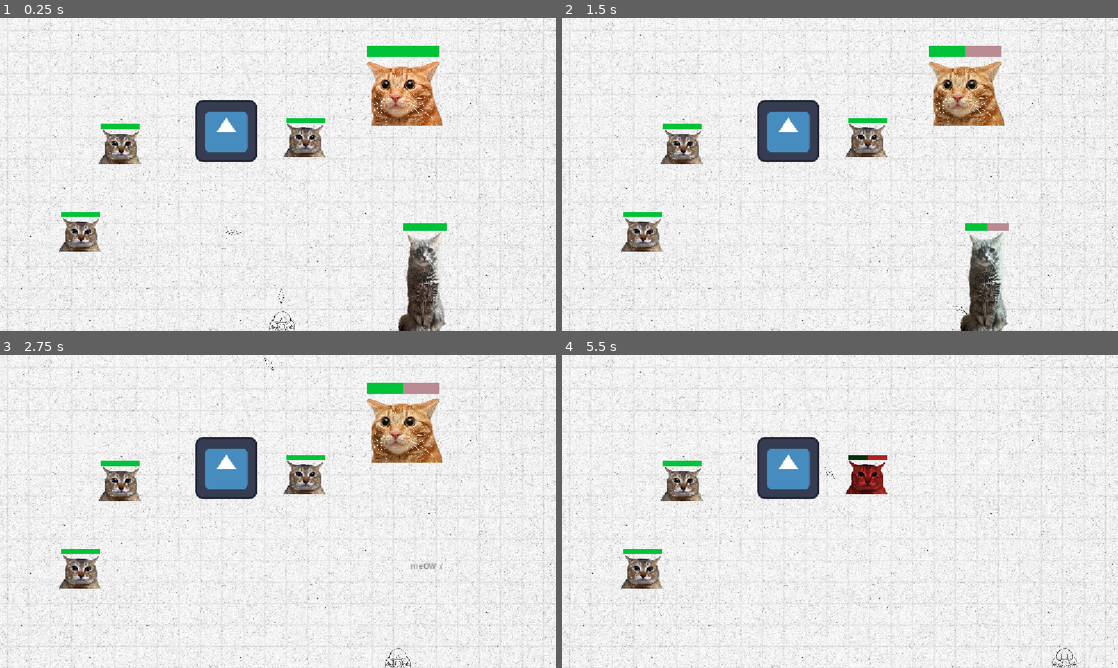
Above: before the commit, frames 1-4 (two rows, left to right).
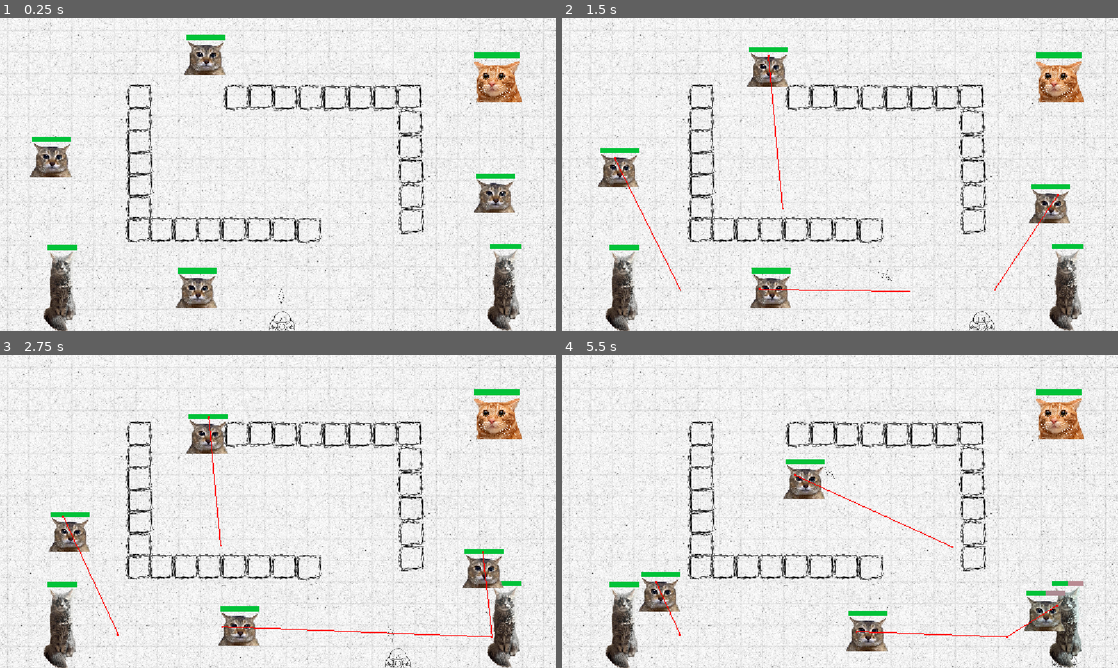
Above: after the commit, the same moments.

Repository: EpsilonD-lta/gim-tugas-kecil-2
Game: Godot game, scene res://scenes/level_area.tscn
The game is run twice, just before and just after one commit, with the same random seed, the same clock (stepped at 60 frames per second) and the same inputs. The engine's default icon, where the game draws it, is replaced by a stand-in: a white triangle on a blue panel in a dark square.
Inputs (mouse positions are in pixels of both pictures, inside the frame that each line leads up to):
- Up to frame 1 (0.25 s): no input
- Up to frame 2 (1.5 s): move the mouse to (962, 158) at 0.52 s; press the mouse at (962, 158) at 0.53 s; hold D (right) from 0.53 s (still down); tap Up (jump) at 0.77 s; move the mouse to (728, 190) at 1.27 s; release the mouse at (728, 190) at 1.28 s; click (728, 190) at 1.35 s
- Up to frame 3 (2.75 s): tap Up (jump) at 1.52 s; move the mouse to (333, 442) at 2.02 s; release D (right) at 2.03 s; press the mouse at (333, 442) at 2.03 s; hold A (left) from 2.03 s (still down)
- Up to frame 4 (5.5 s): move the mouse to (812, 574) at 2.77 s; release A (left) at 2.78 s; release the mouse at (812, 574) at 2.78 s; hold D (right) 2.78-4.28 s; click (812, 574) at 2.85 s; tap Up (jump) at 3.02, 3.77, 4.52 s; move the mouse to (1006, 558) at 3.52 s; press the mouse at (1006, 558) at 3.53 s; move the mouse to (673, 464) at 4.27 s; release the mouse at (673, 464) at 4.28 s; hold A (left) 4.28-5.03 s; click (673, 464) at 4.35 s; move the mouse to (867, 511) at 5.02 s; press the mouse at (867, 511) at 5.03 s; hold D (right) from 5.03 s (still down)

The runs differ from the first frame. In frame 1, 17% of the frame differs, in the area x 5-94%, y 5-100%; in frame 2, 17%, in the area x 6-94%, y 8-100%; in frame 3, 15%; in frame 4, 12%.

Commit message:
selesai tidak selesai dikumpulkan ahh commit

Diff:
--- /dev/null
+++ b/scenes/block.tscn
@@ -0,0 +1,32 @@
+[gd_scene format=3 uid="uid://cxnlreo80p4mt"]
+
+[ext_resource type="Texture2D" uid="uid://2nlrcag4vt1o" path="res://graphics/block_4.png" id="1_cgrg5"]
+[ext_resource type="Texture2D" uid="uid://eme0g5mo0ug" path="res://graphics/block_5.png" id="2_4kun4"]
+
+[sub_resource type="SpriteFrames" id="SpriteFrames_uj04i"]
+animations = [{
+"frames": [{
+"duration": 1.0,
+"texture": ExtResource("1_cgrg5")
+}, {
+"duration": 1.0,
+"texture": ExtResource("2_4kun4")
+}],
+"loop": 1,
+"name": &"default",
+"speed": 5.0
+}]
+
+[sub_resource type="RectangleShape2D" id="RectangleShape2D_uj04i"]
+size = Vector2(47, 48)
+
+[node name="Block" type="StaticBody2D" unique_id=24177578]
+collision_mask = 6
+
+[node name="BlockSprite" type="AnimatedSprite2D" parent="." unique_id=199790143]
+scale = Vector2(0.11427152, 0.11427152)
+sprite_frames = SubResource("SpriteFrames_uj04i")
+frame_progress = 0.37678513
+
+[node name="BlockHitbox" type="CollisionShape2D" parent="." unique_id=1439328140]
+shape = SubResource("RectangleShape2D_uj04i")
--- /dev/null
+++ b/scenes/enemy_pathfinder.gd
@@ -0,0 +1,17 @@
+extends CharacterBody2D
+
+const speed = 50
+
+@export var player: Node2D
+@onready var nav_agent := $NavigationAgent2D as NavigationAgent2D
+
+func _physics_process(_delta: float):
+	var dir = to_local(nav_agent.get_next_path_position()).normalized()
+	velocity = dir * speed
+	move_and_slide()
+
+func make_path():
+	nav_agent.target_position = player.global_position
+
+func _on_timer_timeout() -> void:
+	make_path()
--- /dev/null
+++ b/scenes/enemy_pathfinder.tscn
@@ -0,0 +1,31 @@
+[gd_scene format=3 uid="uid://b2rnedtg4qwv6"]
+
+[ext_resource type="PackedScene" uid="uid://dba73rgp54qif" path="res://scenes/fatass_enemy.tscn" id="1_qv3s4"]
+[ext_resource type="Script" uid="uid://boo4sn5ssvypp" path="res://scenes/enemy_pathfinder.gd" id="1_wohii"]
+
+[sub_resource type="CircleShape2D" id="CircleShape2D_uj04i"]
+radius = 35.014282
+
+[node name="EnemyPathfinder" type="CharacterBody2D" unique_id=632663090]
+collision_layer = 4
+motion_mode = 1
+wall_min_slide_angle = 0.0
+script = ExtResource("1_wohii")
+
+[node name="FatassEnemy" parent="." unique_id=1622423372 instance=ExtResource("1_qv3s4")]
+
+[node name="CollisionShape2D" type="CollisionShape2D" parent="." unique_id=1249866277]
+position = Vector2(0, 4)
+shape = SubResource("CircleShape2D_uj04i")
+
+[node name="NavigationAgent2D" type="NavigationAgent2D" parent="." unique_id=861331438]
+path_desired_distance = 3.0
+target_desired_distance = 3.0
+path_max_distance = 1000.0
+path_postprocessing = 1
+debug_enabled = true
+
+[node name="Timer" type="Timer" parent="." unique_id=1963819106]
+autostart = true
+
+[connection signal="timeout" from="Timer" to="." method="_on_timer_timeout"]
--- a/scenes/level_area.tscn
+++ b/scenes/level_area.tscn
@@ -4,12 +4,12 @@
 [ext_resource type="Texture2D" uid="uid://brsvpltugf0dh" path="res://graphics/white_background.jpg" id="1_itohn"]
 [ext_resource type="Texture2D" uid="uid://cbkmdbrgwcji0" path="res://graphics/grid_background.png" id="2_kdo08"]
 [ext_resource type="PackedScene" uid="uid://bo1tk0o7jaccy" path="res://scenes/player.tscn" id="3_kdo08"]
-[ext_resource type="PackedScene" uid="uid://3hogjvmf1nlu" path="res://scenes/test_node_aim.tscn" id="4_wv5ie"]
+[ext_resource type="PackedScene" uid="uid://cxnlreo80p4mt" path="res://scenes/block.tscn" id="4_eiy1h"]
 [ext_resource type="PackedScene" uid="uid://dc01wvp023uqc" path="res://scenes/projectile.tscn" id="5_qa05l"]
 [ext_resource type="PackedScene" uid="uid://cpa65pxxy8k8j" path="res://scenes/glup_cat_enemy.tscn" id="6_hbte4"]
 [ext_resource type="PackedScene" uid="uid://ck2rj08dysukw" path="res://scenes/hi_cat_enemy.tscn" id="7_pqsae"]
-[ext_resource type="PackedScene" uid="uid://dba73rgp54qif" path="res://scenes/fatass_enemy.tscn" id="8_8yu2t"]
 [ext_resource type="AudioStream" uid="uid://cb6qw6xk43u1g" path="res://sounds/fire_beat.mp3" id="10_55fnj"]
+[ext_resource type="PackedScene" uid="uid://b2rnedtg4qwv6" path="res://scenes/enemy_pathfinder.tscn" id="11_55fnj"]
 
 [sub_resource type="RectangleShape2D" id="RectangleShape2D_uj04i"]
 size = Vector2(77, 735.5)
@@ -22,6 +22,41 @@
 
 [sub_resource type="RectangleShape2D" id="RectangleShape2D_7h7mn"]
 size = Vector2(1751, 65)
+
+[sub_resource type="NavigationPolygon" id="NavigationPolygon_uj04i"]
+vertices = PackedVector2Array(-779.0625, -350.03125, -782.9297, 259.27344, -1011.97656, 265.71094, -1011.0078, -350.96094)
+polygons = Array[PackedInt32Array]([PackedInt32Array(0, 1, 2, 3)])
+outlines = Array[PackedVector2Array]([PackedVector2Array(-1021, -361, -1022, 276, -773, 269, -769, -360)])
+
+[sub_resource type="NavigationPolygon" id="NavigationPolygon_p5viw"]
+vertices = PackedVector2Array(1134.0078, 631.84375, 897.7969, 628.14844, 885.2031, 16.921875, 1134.9766, 15.0703125)
+polygons = Array[PackedInt32Array]([PackedInt32Array(0, 1, 2, 3)])
+outlines = Array[PackedVector2Array]([PackedVector2Array(875, 7, 888, 638, 1144, 642, 1145, 5)])
+
+[sub_resource type="NavigationPolygon" id="NavigationPolygon_jc63w"]
+vertices = PackedVector2Array(1130.2969, 123.96875, 27.90625, 121.02344, 27.078125, 23.921875, 1133.6719, 15.078125)
+polygons = Array[PackedInt32Array]([PackedInt32Array(0, 1, 2, 3)])
+outlines = Array[PackedVector2Array]([PackedVector2Array(17, 14, 18, 131, 1140, 134, 1144, 5)])
+
+[sub_resource type="NavigationPolygon" id="NavigationPolygon_7h7mn"]
+vertices = PackedVector2Array(1132.75, 627.96094, 24.3125, 624.03125, 28.679688, 485.95313, 1129.2266, 481.03906)
+polygons = Array[PackedInt32Array]([PackedInt32Array(0, 1, 2, 3)])
+outlines = Array[PackedVector2Array]([PackedVector2Array(19, 476, 1139, 471, 1143, 638, 14, 634)])
+
+[sub_resource type="NavigationPolygon" id="NavigationPolygon_vpupq"]
+vertices = PackedVector2Array(447.96875, 393.4297, 322.89063, 386.53125, 319.10156, 34.859375, 447.02344, 33.132813)
+polygons = Array[PackedInt32Array]([PackedInt32Array(0, 1, 2, 3)])
+outlines = Array[PackedVector2Array]([PackedVector2Array(309, 25, 313, 396, 458, 404, 457, 23)])
+
+[sub_resource type="NavigationPolygon" id="NavigationPolygon_0udnx"]
+vertices = PackedVector2Array(447.6875, 217.90625, -21.890625, 214.07813, -20.101563, 43.8125, 442.28906, 35.179688)
+polygons = Array[PackedInt32Array]([PackedInt32Array(0, 1, 2, 3)])
+outlines = Array[PackedVector2Array]([PackedVector2Array(-27, 38, 442, 35, 442, 229, -25, 220)])
+
+[sub_resource type="NavigationPolygon" id="NavigationPolygon_2uf65"]
+vertices = PackedVector2Array(432.25, 42.921875, 442.72656, 438.21094, 322.89844, 440.78125, 319.09375, 42.070313)
+polygons = Array[PackedInt32Array]([PackedInt32Array(0, 1, 2, 3)])
+outlines = Array[PackedVector2Array]([PackedVector2Array(309, 32, 313, 451, 453, 448, 442, 33)])
 
 [node name="LevelArea" type="Node2D" unique_id=1760073528]
 script = ExtResource("1_eiy1h")
@@ -78,28 +113,144 @@
 [node name="Player" parent="." unique_id=1663473045 instance=ExtResource("3_kdo08")]
 position = Vector2(585, 625)
 
-[node name="TestNodeAim" parent="." unique_id=1836767110 instance=ExtResource("4_wv5ie")]
-position = Vector2(469, 234)
-
 [node name="Projectile" parent="." unique_id=1904764333 instance=ExtResource("5_qa05l")]
 position = Vector2(232, 444)
 
 [node name="HiCatEnemy" parent="." unique_id=1784767839 instance=ExtResource("7_pqsae")]
-position = Vector2(825, 152)
+position = Vector2(1023, 129)
+scale = Vector2(0.635, 0.635)
 
 [node name="GlupCatEnemy" parent="." unique_id=931191983 instance=ExtResource("6_hbte4")]
-position = Vector2(879, 560)
-
-[node name="FatassEnemy" parent="." unique_id=1622423372 instance=ExtResource("8_8yu2t")]
-position = Vector2(252, 263)
-
-[node name="FatassEnemy2" parent="." unique_id=1758419642 instance=ExtResource("8_8yu2t")]
-position = Vector2(169, 445)
-
-[node name="FatassEnemy3" parent="." unique_id=2119439515 instance=ExtResource("8_8yu2t")]
-position = Vector2(634, 250)
+position = Vector2(1047, 561)
+scale = Vector2(0.685, 0.685)
+
+[node name="GlupCatEnemy2" parent="." unique_id=1062345400 instance=ExtResource("6_hbte4")]
+position = Vector2(128, 563)
+scale = Vector2(0.685, 0.685)
 
 [node name="BackgroundMusic" type="AudioStreamPlayer2D" parent="." unique_id=369026628]
 position = Vector2(634, 250)
 stream = ExtResource("10_55fnj")
 autoplay = true
+
+[node name="Block" parent="." unique_id=24177578 groups=["arrow_border"] instance=ExtResource("4_eiy1h")]
+position = Vector2(289, 164)
+
+[node name="Block2" parent="." unique_id=1811402863 groups=["arrow_border"] instance=ExtResource("4_eiy1h")]
+position = Vector2(289, 211)
+
+[node name="Block3" parent="." unique_id=675462911 groups=["arrow_border"] instance=ExtResource("4_eiy1h")]
+position = Vector2(288, 256)
+
+[node name="Block4" parent="." unique_id=1547286300 groups=["arrow_border"] instance=ExtResource("4_eiy1h")]
+position = Vector2(290, 303)
+
+[node name="Block5" parent="." unique_id=1092176119 groups=["arrow_border"] instance=ExtResource("4_eiy1h")]
+position = Vector2(290, 346)
+
+[node name="Block6" parent="." unique_id=1184042624 groups=["arrow_border"] instance=ExtResource("4_eiy1h")]
+position = Vector2(289, 395)
+
+[node name="Block7" parent="." unique_id=1219634909 groups=["arrow_border"] instance=ExtResource("4_eiy1h")]
+position = Vector2(288, 438)
+
+[node name="Block8" parent="." unique_id=1446483110 groups=["arrow_border"] instance=ExtResource("4_eiy1h")]
+position = Vector2(335, 439)
+
+[node name="Block9" parent="." unique_id=1332021813 groups=["arrow_border"] instance=ExtResource("4_eiy1h")]
+position = Vector2(385, 439)
+
+[node name="Block10" parent="." unique_id=1281003026 groups=["arrow_border"] instance=ExtResource("4_eiy1h")]
+position = Vector2(434, 439)
+
+[node name="Block11" parent="." unique_id=1090794021 groups=["arrow_border"] instance=ExtResource("4_eiy1h")]
+position = Vector2(485, 439)
+
+[node name="Block12" parent="." unique_id=1612378520 groups=["arrow_border"] instance=ExtResource("4_eiy1h")]
+position = Vector2(537, 439)
+
+[node name="Block13" parent="." unique_id=166389425 groups=["arrow_border"] instance=ExtResource("4_eiy1h")]
+position = Vector2(589, 439)
+
+[node name="Block14" parent="." unique_id=1504112257 groups=["arrow_border"] instance=ExtResource("4_eiy1h")]
+position = Vector2(640, 440)
+
+[node name="Block17" parent="." unique_id=1958612116 groups=["arrow_border"] instance=ExtResource("4_eiy1h")]
+position = Vector2(491, 165)
+
+[node name="Block18" parent="." unique_id=1621859423 groups=["arrow_border"] instance=ExtResource("4_eiy1h")]
+position = Vector2(541, 164)
+
+[node name="Block19" parent="." unique_id=1492325209 groups=["arrow_border"] instance=ExtResource("4_eiy1h")]
+position = Vector2(591, 166)
+
+[node name="Block20" parent="." unique_id=1341913404 groups=["arrow_border"] instance=ExtResource("4_eiy1h")]
+position = Vector2(644, 165)
+
+[node name="Block21" parent="." unique_id=1480159085 groups=["arrow_border"] instance=ExtResource("4_eiy1h")]
+position = Vector2(694, 166)
+
+[node name="Block22" parent="." unique_id=911195580 groups=["arrow_border"] instance=ExtResource("4_eiy1h")]
+position = Vector2(746, 166)
+
+[node name="Block23" parent="." unique_id=1449332192 groups=["arrow_border"] instance=ExtResource("4_eiy1h")]
+position = Vector2(798, 166)
+
+[node name="Block24" parent="." unique_id=1413970715 groups=["arrow_border"] instance=ExtResource("4_eiy1h")]
+position = Vector2(848, 164)
+
+[node name="Block26" parent="." unique_id=1907920504 groups=["arrow_border"] instance=ExtResource("4_eiy1h")]
+position = Vector2(850, 217)
+
+[node name="Block27" parent="." unique_id=1649640377 groups=["arrow_border"] instance=ExtResource("4_eiy1h")]
+position = Vector2(850, 268)
+
+[node name="Block28" parent="." unique_id=115413140 groups=["arrow_border"] instance=ExtResource("4_eiy1h")]
+position = Vector2(852, 319)
+
+[node name="Block29" parent="." unique_id=173683067 groups=["arrow_border"] instance=ExtResource("4_eiy1h")]
+position = Vector2(853, 370)
+
+[node name="Block30" parent="." unique_id=475660040 groups=["arrow_border"] instance=ExtResource("4_eiy1h")]
+position = Vector2(853, 421)
+
+[node name="EnemyPathfinder" parent="." unique_id=632663090 node_paths=PackedStringArray("player") instance=ExtResource("11_55fnj")]
+position = Vector2(1028, 366)
+player = NodePath("../Player")
+
+[node name="EnemyPathfinder2" parent="." unique_id=1202667837 node_paths=PackedStringArray("player") instance=ExtResource("11_55fnj")]
+position = Vector2(411, 562)
+player = NodePath("../Player")
+
+[node name="EnemyPathfinder3" parent="." unique_id=1469277786 node_paths=PackedStringArray("player") instance=ExtResource("11_55fnj")]
+position = Vector2(109, 290)
+player = NodePath("../Player")
+
+[node name="EnemyPathfinder4" parent="." unique_id=667386861 node_paths=PackedStringArray("player") instance=ExtResource("11_55fnj")]
+position = Vector2(428, 79)
+player = NodePath("../Player")
+
+[node name="NavigationRegion2D" type="NavigationRegion2D" parent="." unique_id=1463282817]
+position = Vector2(1028, 366)
+navigation_polygon = SubResource("NavigationPolygon_uj04i")
+
+[node name="NavigationRegion2D2" type="NavigationRegion2D" parent="." unique_id=389207157]
+navigation_polygon = SubResource("NavigationPolygon_p5viw")
+
+[node name="NavigationRegion2D3" type="NavigationRegion2D" parent="." unique_id=1022870559]
+navigation_polygon = SubResource("NavigationPolygon_jc63w")
+
+[node name="NavigationRegion2D4" type="NavigationRegion2D" parent="." unique_id=1042441357]
+navigation_polygon = SubResource("NavigationPolygon_7h7mn")
+
+[node name="NavigationRegion2D5" type="NavigationRegion2D" parent="." unique_id=1259000695]
+position = Vector2(9, 1)
+navigation_polygon = SubResource("NavigationPolygon_vpupq")
+
+[node name="NavigationRegion2D7" type="NavigationRegion2D" parent="." unique_id=1309671489]
+position = Vector2(360, 179)
+navigation_polygon = SubResource("NavigationPolygon_0udnx")
+
+[node name="NavigationRegion2D6" type="NavigationRegion2D" parent="." unique_id=1713115522]
+position = Vector2(360, 179)
+navigation_polygon = SubResource("NavigationPolygon_2uf65")
--- a/scenes/player.tscn
+++ b/scenes/player.tscn
@@ -8,6 +8,7 @@
 size = Vector2(41.5, 41)
 
 [node name="Player" type="CharacterBody2D" unique_id=1663473045]
+collision_layer = 2
 script = ExtResource("1_g2els")
 
 [node name="PlayerIcon" type="Sprite2D" parent="." unique_id=1909096646]
Binary file added: graphics/block_4.png
Not shown, added: graphics/block_4.png.import
Binary file added: graphics/block_5.png
Not shown, added: graphics/block_5.png.import
Not shown, added: scenes/enemy_pathfinder.gd.uid
Not shown: 2 places in scenes/fatass_enemy.tscn that only renumber resources
